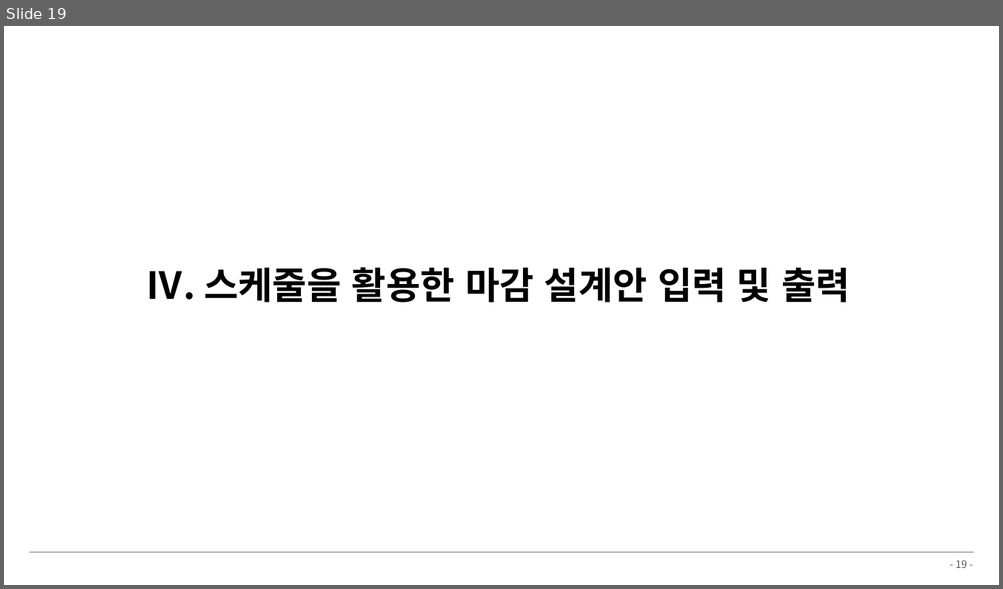
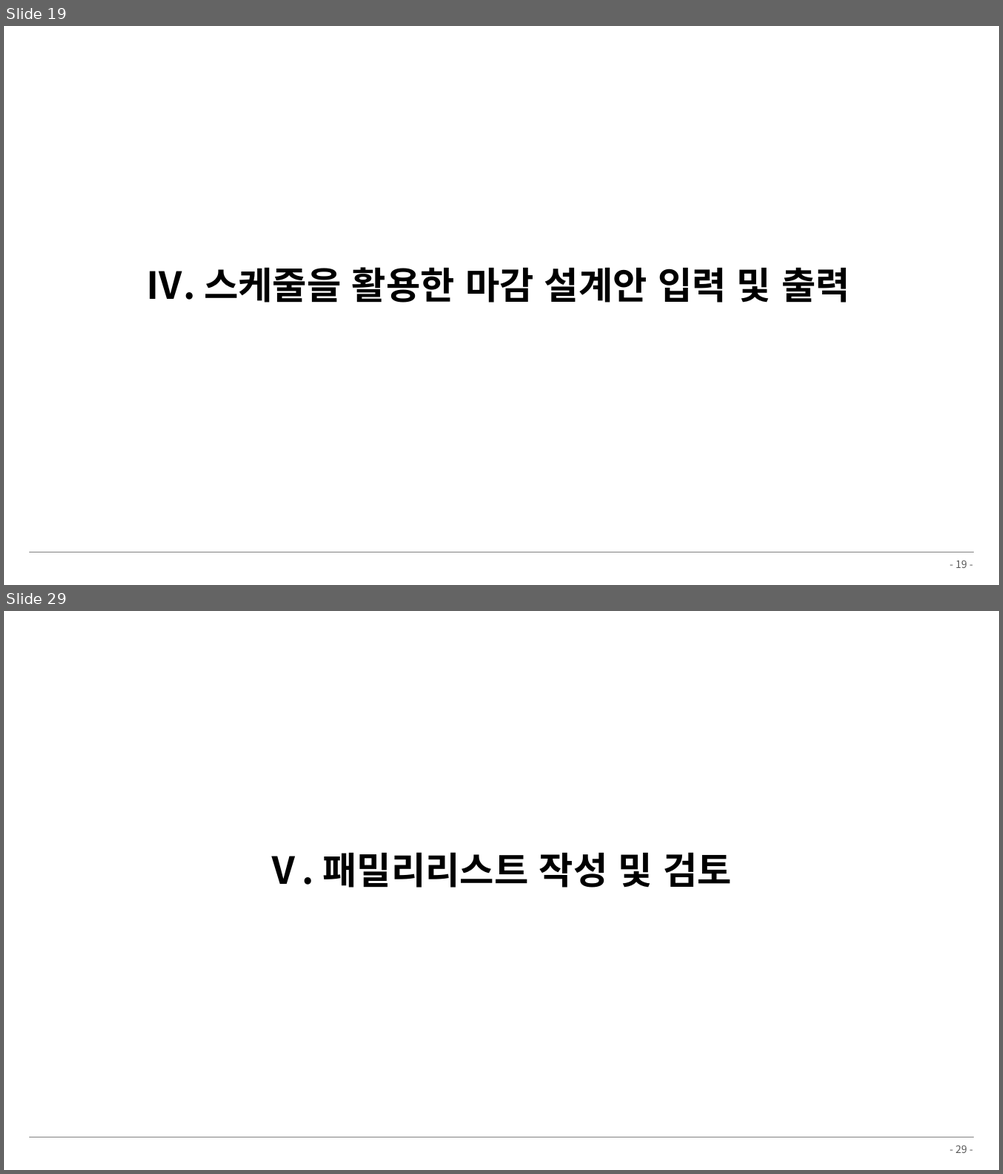
Before and after one commit to hnanmal/mQ, a slide deck: etc/_팀교육/플랜트건축설계팀_BIM 팀 교육자료(2024).pptx. Shown one above the other, each under a label of ours: slide 19 before the commit, slides 19 and 29 after it; the slides between them are not shown. The pictures are 1003x589 and 1003x1174 pixels, drawn with LibreOffice and Linux fonts; fonts in the diff are those of the drawing; background and template pictures are left out. Boxes give left, top, right and bottom in pixels: in the first picture for what was removed or moved away, otherwise in the second. Text is boxed around its words. In the diff, an @@ line names an element or a change of style, - is before the commit and + after.

```diff
--- a/etc/_팀교육/플랜트건축설계팀_BIM 팀 교육자료(2024).pptx
+++ b/etc/_팀교육/플랜트건축설계팀_BIM 팀 교육자료(2024).pptx
@@ slide 29 added at [4, 611, 999, 1170], background #FFFFFF; not listed: 2 template elements that a slide beside it also shows @@
@@ text added at [264, 852, 731, 888], 36 pt, text #000000, bold @@
+Ⅴ. 패밀리리스트 작성 및 검토
```
Also in this commit, not shown: 11 slides changed, 4 other slides added, 28 other files.
